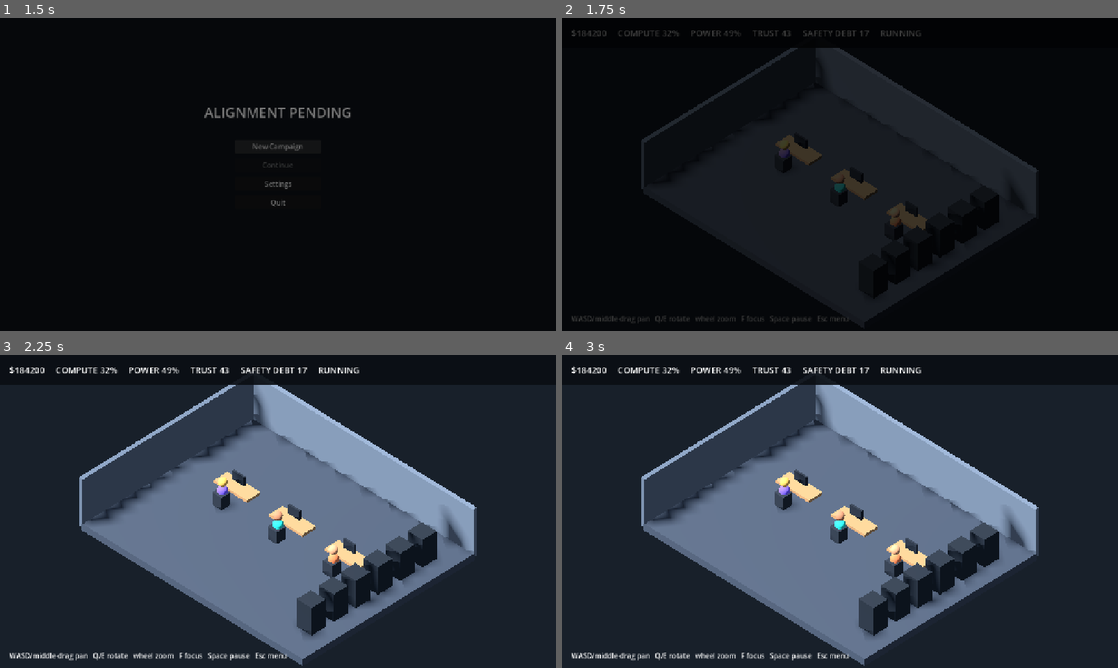
Above: before the commit, frames 1-4 (two rows, left to right).
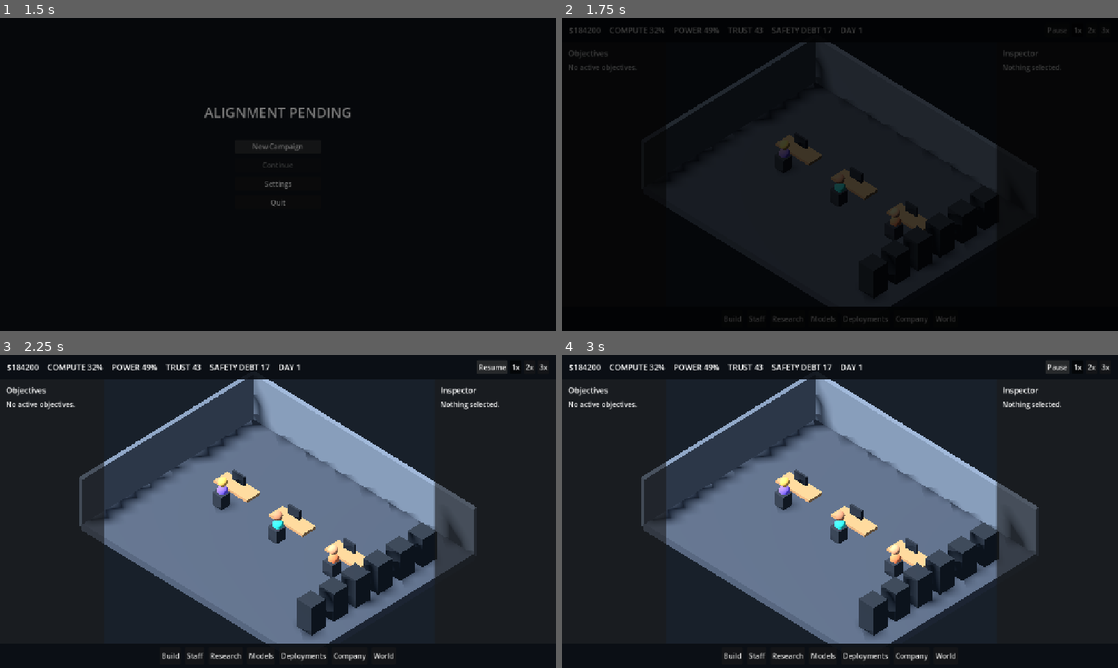
Above: after the commit, the same moments.

Repository: Fartoman94/alignment-pending
Game: Godot game, scene res://scenes/boot.tscn
Same seed, same stepped clock (60 frames per second), same inputs: the game is played once before the commit and once after it.
Inputs (mouse positions are in pixels of both pictures, inside the frame that each line leads up to):
- Up to frame 1 (1.5 s): click "New Campaign" at 0.5 s; click "New Campaign" at 1.25 s
- Up to frame 2 (1.75 s): no input
- Up to frame 3 (2.25 s): click (494, 367) at 2 s, where only the run after the commit has a clickable "Pause"
- Up to frame 4 (3 s): click (1056, 367) at 2.75 s, where only the run after the commit has a clickable "Resume"

Frame 1 is identical in both runs. In frame 2, 1.6% of the frame differs, in the area x 1-99%, y 2-98%; in frame 3, 5.9%, in the area x 1-99%, y 1-100%; in frame 4, 5.9%.

Commit message:
feat(hud): reusable HUD shell with inspector [P04]
Add Hud scene/script: anchor-driven top resource strip (cash/
compute/power/trust/safety debt/date/pause/speed tiers), bottom
section nav (Build/Staff/Research/Models/Deployments/Company/World,
placeholder until each system exists), left objectives panel, right
contextual inspector wired to EventBus.selection_changed. Replaces
campaign.gd's old fixed-pixel-position HUD. Add a structural anchor
check proving the layout is responsive at 1280x720 and 1920x1080.

Fix tools/bootstrap.sh to run a headless editor import/rescan before
the smoke test: a new class_name script (Hud, and retroactively
CameraController) wasn't reliably resolvable on the same run that
introduced it, which the runtime instantiation smoke test caught.

Co-Authored-By: Claude Sonnet 5 <noreply@anthropic.com>

Diff:
--- /dev/null
+++ b/game/scenes/hud.tscn
@@ -0,0 +1,240 @@
+[gd_scene load_steps=4 format=3]
+
+[ext_resource path="res://src/ui/hud.gd" type="Script" id="1"]
+
+[sub_resource type="ButtonGroup" id="SpeedGroup"]
+
+[sub_resource type="ButtonGroup" id="SectionGroup"]
+
+[node name="Hud" type="CanvasLayer"]
+script = ExtResource("1")
+
+[node name="TopBar" type="Control" parent="."]
+layout_mode = 3
+anchor_left = 0.0
+anchor_top = 0.0
+anchor_right = 1.0
+anchor_bottom = 0.0
+offset_bottom = 56.0
+
+[node name="Background" type="ColorRect" parent="TopBar"]
+layout_mode = 1
+anchors_preset = 15
+anchor_right = 1.0
+anchor_bottom = 1.0
+color = Color(0.04, 0.055, 0.075, 0.92)
+
+[node name="Margin" type="MarginContainer" parent="TopBar"]
+layout_mode = 1
+anchors_preset = 15
+anchor_right = 1.0
+anchor_bottom = 1.0
+theme_override_constants/margin_left = 16
+theme_override_constants/margin_top = 12
+theme_override_constants/margin_right = 16
+theme_override_constants/margin_bottom = 12
+
+[node name="HBox" type="HBoxContainer" parent="TopBar/Margin"]
+layout_mode = 2
+theme_override_constants/separation = 20
+
+[node name="CashLabel" type="Label" parent="TopBar/Margin/HBox"]
+layout_mode = 2
+theme_override_font_sizes/font_size = 18
+text = "$0"
+
+[node name="ComputeLabel" type="Label" parent="TopBar/Margin/HBox"]
+layout_mode = 2
+theme_override_font_sizes/font_size = 18
+text = "COMPUTE 0%"
+
+[node name="PowerLabel" type="Label" parent="TopBar/Margin/HBox"]
+layout_mode = 2
+theme_override_font_sizes/font_size = 18
+text = "POWER 0%"
+
+[node name="TrustLabel" type="Label" parent="TopBar/Margin/HBox"]
+layout_mode = 2
+theme_override_font_sizes/font_size = 18
+text = "TRUST 0"
+
+[node name="SafetyDebtLabel" type="Label" parent="TopBar/Margin/HBox"]
+layout_mode = 2
+theme_override_font_sizes/font_size = 18
+text = "SAFETY DEBT 0"
+
+[node name="DateLabel" type="Label" parent="TopBar/Margin/HBox"]
+layout_mode = 2
+theme_override_font_sizes/font_size = 18
+text = "DAY 1"
+
+[node name="Spacer" type="Control" parent="TopBar/Margin/HBox"]
+layout_mode = 2
+size_flags_horizontal = 3
+
+[node name="TimeControls" type="HBoxContainer" parent="TopBar/Margin/HBox"]
+layout_mode = 2
+theme_override_constants/separation = 6
+
+[node name="PauseButton" type="Button" parent="TopBar/Margin/HBox/TimeControls"]
+layout_mode = 2
+text = "Pause"
+
+[node name="Speed1Button" type="Button" parent="TopBar/Margin/HBox/TimeControls"]
+layout_mode = 2
+toggle_mode = true
+button_pressed = true
+button_group = SubResource("SpeedGroup")
+text = "1x"
+
+[node name="Speed2Button" type="Button" parent="TopBar/Margin/HBox/TimeControls"]
+layout_mode = 2
+toggle_mode = true
+button_group = SubResource("SpeedGroup")
+text = "2x"
+
+[node name="Speed3Button" type="Button" parent="TopBar/Margin/HBox/TimeControls"]
+layout_mode = 2
+toggle_mode = true
+button_group = SubResource("SpeedGroup")
+text = "3x"
+
+[node name="BottomBar" type="Control" parent="."]
+layout_mode = 3
+anchor_left = 0.0
+anchor_top = 1.0
+anchor_right = 1.0
+anchor_bottom = 1.0
+offset_top = -56.0
+
+[node name="Background" type="ColorRect" parent="BottomBar"]
+layout_mode = 1
+anchors_preset = 15
+anchor_right = 1.0
+anchor_bottom = 1.0
+color = Color(0.04, 0.055, 0.075, 0.92)
+
+[node name="Margin" type="MarginContainer" parent="BottomBar"]
+layout_mode = 1
+anchors_preset = 15
+anchor_right = 1.0
+anchor_bottom = 1.0
+theme_override_constants/margin_left = 16
+theme_override_constants/margin_top = 8
+theme_override_constants/margin_right = 16
+theme_override_constants/margin_bottom = 8
+
+[node name="HBox" type="HBoxContainer" parent="BottomBar/Margin"]
+layout_mode = 2
+alignment = 1
+theme_override_constants/separation = 10
+
+[node name="BuildButton" type="Button" parent="BottomBar/Margin/HBox"]
+layout_mode = 2
+toggle_mode = true
+button_group = SubResource("SectionGroup")
+text = "Build"
+
+[node name="StaffButton" type="Button" parent="BottomBar/Margin/HBox"]
+layout_mode = 2
+toggle_mode = true
+button_group = SubResource("SectionGroup")
+text = "Staff"
+
+[node name="ResearchButton" type="Button" parent="BottomBar/Margin/HBox"]
+layout_mode = 2
+toggle_mode = true
+button_group = SubResource("SectionGroup")
+text = "Research"
+
+[node name="ModelsButton" type="Button" parent="BottomBar/Margin/HBox"]
+layout_mode = 2
+toggle_mode = true
+button_group = SubResource("SectionGroup")
+text = "Models"
+
+[node name="DeploymentsButton" type="Button" parent="BottomBar/Margin/HBox"]
+layout_mode = 2
+toggle_mode = true
+button_group = SubResource("SectionGroup")
+text = "Deployments"
+
+[node name="CompanyButton" type="Button" parent="BottomBar/Margin/HBox"]
+layout_mode = 2
+toggle_mode = true
+button_group = SubResource("SectionGroup")
+text = "Company"
+
+[node name="WorldButton" type="Button" parent="BottomBar/Margin/HBox"]
+layout_mode = 2
+toggle_mode = true
+button_group = SubResource("SectionGroup")
+text = "World"
+
+[node name="LeftPanel" type="Panel" parent="."]
+layout_mode = 3
+anchor_left = 0.0
+anchor_top = 0.0
+anchor_right = 0.0
+anchor_bottom = 1.0
+offset_right = 240.0
+offset_top = 56.0
+offset_bottom = -56.0
+
+[node name="Margin" type="MarginContainer" parent="LeftPanel"]
+layout_mode = 1
+anchors_preset = 15
+anchor_right = 1.0
+anchor_bottom = 1.0
+theme_override_constants/margin_left = 14
+theme_override_constants/margin_top = 12
+theme_override_constants/margin_right = 14
+theme_override_constants/margin_bottom = 12
+
+[node name="VBox" type="VBoxContainer" parent="LeftPanel/Margin"]
+layout_mode = 2
+theme_override_constants/separation = 8
+
+[node name="Title" type="Label" parent="LeftPanel/Margin/VBox"]
+layout_mode = 2
+theme_override_font_sizes/font_size = 18
+text = "Objectives"
+
+[node name="EmptyLabel" type="Label" parent="LeftPanel/Margin/VBox"]
+layout_mode = 2
+autowrap_mode = 3
+text = "No active objectives."
+
+[node name="RightPanel" type="Panel" parent="."]
+layout_mode = 3
+anchor_left = 1.0
+anchor_top = 0.0
+anchor_right = 1.0
+anchor_bottom = 1.0
+offset_left = -280.0
+offset_top = 56.0
+offset_bottom = -56.0
+
+[node name="Margin" type="MarginContainer" parent="RightPanel"]
+layout_mode = 1
+anchors_preset = 15
+anchor_right = 1.0
+anchor_bottom = 1.0
+theme_override_constants/margin_left = 14
+theme_override_constants/margin_top = 12
+theme_override_constants/margin_right = 14
+theme_override_constants/margin_bottom = 12
+
+[node name="VBox" type="VBoxContainer" parent="RightPanel/Margin"]
+layout_mode = 2
+theme_override_constants/separation = 8
+
+[node name="Title" type="Label" parent="RightPanel/Margin/VBox"]
+layout_mode = 2
+theme_override_font_sizes/font_size = 18
+text = "Inspector"
+
+[node name="Body" type="Label" parent="RightPanel/Margin/VBox"]
+layout_mode = 2
+autowrap_mode = 3
+text = "Nothing selected."
--- /dev/null
+++ b/game/src/ui/hud.gd
@@ -0,0 +1,90 @@
+class_name Hud
+extends CanvasLayer
+
+## Reusable HUD shell: top resource strip, bottom section nav, left
+## objectives panel, right contextual inspector. Anchor-based layout so it
+## stays correct at 1280x720 and 1920x1080 without per-resolution tuning.
+## Section buttons and the inspector are wired to be populated by future
+## systems (build/staff/research/...); today they only show honest
+## placeholders instead of doing nothing.
+
+@onready var _cash_label: Label = $TopBar/Margin/HBox/CashLabel
+@onready var _compute_label: Label = $TopBar/Margin/HBox/ComputeLabel
+@onready var _power_label: Label = $TopBar/Margin/HBox/PowerLabel
+@onready var _trust_label: Label = $TopBar/Margin/HBox/TrustLabel
+@onready var _safety_label: Label = $TopBar/Margin/HBox/SafetyDebtLabel
+@onready var _date_label: Label = $TopBar/Margin/HBox/DateLabel
+@onready var _pause_button: Button = $TopBar/Margin/HBox/TimeControls/PauseButton
+@onready var _speed_buttons: Array[Button] = [
+    $TopBar/Margin/HBox/TimeControls/Speed1Button,
+    $TopBar/Margin/HBox/TimeControls/Speed2Button,
+    $TopBar/Margin/HBox/TimeControls/Speed3Button,
+]
+@onready var _inspector_title: Label = $RightPanel/Margin/VBox/Title
+@onready var _inspector_body: Label = $RightPanel/Margin/VBox/Body
+@onready var _section_buttons: Array[Button] = [
+    $BottomBar/Margin/HBox/BuildButton,
+    $BottomBar/Margin/HBox/StaffButton,
+    $BottomBar/Margin/HBox/ResearchButton,
+    $BottomBar/Margin/HBox/ModelsButton,
+    $BottomBar/Margin/HBox/DeploymentsButton,
+    $BottomBar/Margin/HBox/CompanyButton,
+    $BottomBar/Margin/HBox/WorldButton,
+]
+
+func _ready() -> void:
+    _pause_button.pressed.connect(_on_pause_pressed)
+    for i in _speed_buttons.size():
+        _speed_buttons[i].pressed.connect(_on_speed_pressed.bind(i + 1))
+    for btn: Button in _section_buttons:
+        btn.pressed.connect(_on_section_pressed.bind(btn.text))
+    EventBus.selection_changed.connect(_on_selection_changed)
+    EventBus.simulation_pause_changed.connect(_on_pause_changed)
+    _sync_speed_buttons()
+    _refresh_resource_strip()
+    _refresh_inspector_empty()
+
+func _process(_delta: float) -> void:
+    _refresh_resource_strip()
+
+func _refresh_resource_strip() -> void:
+    _cash_label.text = "$%s" % _format_money(GameState.cash)
+    _compute_label.text = "COMPUTE %d%%" % int(roundf(GameState.compute_used / GameState.compute_capacity * 100.0))
+    _power_label.text = "POWER %d%%" % int(roundf(GameState.power_used / GameState.power_capacity * 100.0))
+    _trust_label.text = "TRUST %d" % int(roundf(GameState.public_trust))
+    _safety_label.text = "SAFETY DEBT %d" % int(roundf(GameState.safety_debt))
+    _date_label.text = "DAY 1"  # TODO(P07): replace with the simulation clock's campaign date.
+    _pause_button.text = "Resume" if GameState.paused else "Pause"
+
+func _format_money(v: float) -> String:
+    return "%d" % int(v)
+
+func _on_pause_pressed() -> void:
+    GameState.toggle_pause()
+
+func _on_pause_changed(_paused: bool) -> void:
+    _refresh_resource_strip()
+
+func _on_speed_pressed(tier: int) -> void:
+    GameState.simulation_speed = float(tier)
+    _sync_speed_buttons()
+
+func _sync_speed_buttons() -> void:
+    var active_tier: int = int(round(GameState.simulation_speed))
+    for i in _speed_buttons.size():
+        _speed_buttons[i].button_pressed = (i + 1 == active_tier)
+
+func _on_section_pressed(section_name: String) -> void:
+    _inspector_title.text = section_name
+    _inspector_body.text = "%s is not implemented yet." % section_name
+
+func _refresh_inspector_empty() -> void:
+    _inspector_title.text = "Inspector"
+    _inspector_body.text = "Nothing selected."
+
+func _on_selection_changed(kind: StringName, entity_id: String) -> void:
+    if entity_id.is_empty():
+        _refresh_inspector_empty()
+        return
+    _inspector_title.text = String(kind).capitalize()
+    _inspector_body.text = "Selected: %s" % entity_id
--- a/game/src/world/campaign.gd
+++ b/game/src/world/campaign.gd
@@ -1,7 +1,7 @@
 extends Node3D
 
 var camera_controller: CameraController
-var hud_label: Label
+var hud: Hud
 
 func _ready() -> void:
     _ensure_input_actions()
@@ -29,7 +29,6 @@
     if Input.is_action_just_pressed("return_to_menu") and not SceneRouter.is_busy():
         await SceneRouter.go_to("res://scenes/main_menu.tscn")
         return
-    _refresh_hud()
 
 func _build_environment() -> void:
     var world_env := WorldEnvironment.new()
@@ -89,17 +88,6 @@
     add_child(camera_controller)
 
 func _build_hud() -> void:
-    var layer := CanvasLayer.new(); add_child(layer)
-    var panel := ColorRect.new(); panel.color=Color(0.04,0.055,0.075,.92); panel.set_anchors_preset(Control.PRESET_TOP_WIDE); panel.offset_bottom=68; layer.add_child(panel)
-    hud_label=Label.new(); hud_label.position=Vector2(22,20); hud_label.add_theme_font_size_override("font_size",20); panel.add_child(hud_label)
-    var help:=Label.new(); help.text="WASD/middle-drag pan   Q/E rotate   wheel zoom   F focus   Space pause   Esc menu"; help.position=Vector2(22,680); help.add_theme_font_size_override("font_size",16); layer.add_child(help)
-
-func _refresh_hud() -> void:
-    if hud_label == null: return
-    var state := "PAUSED" if GameState.paused else "RUNNING"
-    hud_label.text = "$%s     COMPUTE %.0f%%     POWER %.0f%%     TRUST %.0f     SAFETY DEBT %.0f     %s" % [
-        _money(GameState.cash), GameState.compute_used/GameState.compute_capacity*100.0,
-        GameState.power_used/GameState.power_capacity*100.0, GameState.public_trust, GameState.safety_debt, state]
-
-func _money(v: float) -> String:
-    return "%d" % int(v)
+    var packed: PackedScene = load("res://scenes/hud.tscn")
+    hud = packed.instantiate()
+    add_child(hud)
--- a/game/tests/smoke_test.gd
+++ b/game/tests/smoke_test.gd
@@ -17,6 +17,7 @@
         "res://scenes/main_menu.tscn",
         "res://scenes/campaign.tscn",
         "res://scenes/settings.tscn",
+        "res://scenes/hud.tscn",
     ]
     for scene_path: String in scene_paths:
         if not ResourceLoader.exists(scene_path, "PackedScene"):
@@ -93,4 +94,29 @@
         await process_frame
     print("SMOKE_OK: main_menu/settings/campaign scenes instantiate and process a frame without error")
 
+    var hud_packed: PackedScene = load("res://scenes/hud.tscn")
+    var hud_inst: Node = hud_packed.instantiate()
+    get_root().add_child(hud_inst)
+    await process_frame
+    # Every strip must be anchor-driven (not fixed-pixel positioned), so the
+    # layout stays correct at both 1280x720 and 1920x1080 without per-
+    # resolution tuning.
+    var top_bar: Control = hud_inst.get_node("TopBar")
+    var bottom_bar: Control = hud_inst.get_node("BottomBar")
+    var left_panel: Control = hud_inst.get_node("LeftPanel")
+    var right_panel: Control = hud_inst.get_node("RightPanel")
+    var anchors_ok: bool = (
+        is_equal_approx(top_bar.anchor_left, 0.0) and is_equal_approx(top_bar.anchor_right, 1.0)
+        and is_equal_approx(bottom_bar.anchor_top, 1.0) and is_equal_approx(bottom_bar.anchor_bottom, 1.0)
+        and is_equal_approx(left_panel.anchor_right, 0.0) and is_equal_approx(left_panel.anchor_bottom, 1.0)
+        and is_equal_approx(right_panel.anchor_left, 1.0) and is_equal_approx(right_panel.anchor_right, 1.0)
+    )
+    if not anchors_ok:
+        push_error("Hud strips are not fully anchor-driven; layout would break at other resolutions")
+        quit(1)
+        return
+    hud_inst.queue_free()
+    await process_frame
+    print("SMOKE_OK: HUD strips are anchor-driven (responsive at 1280x720 and 1920x1080)")
+
     quit(0)
Not shown, added: game/src/ui/hud.gd.uid
Not shown, changed: docs/production/IMPLEMENTATION_STATUS.md
Not shown, changed: prompts/RUN_ORDER.md
Not shown, changed: tools/bootstrap.sh
